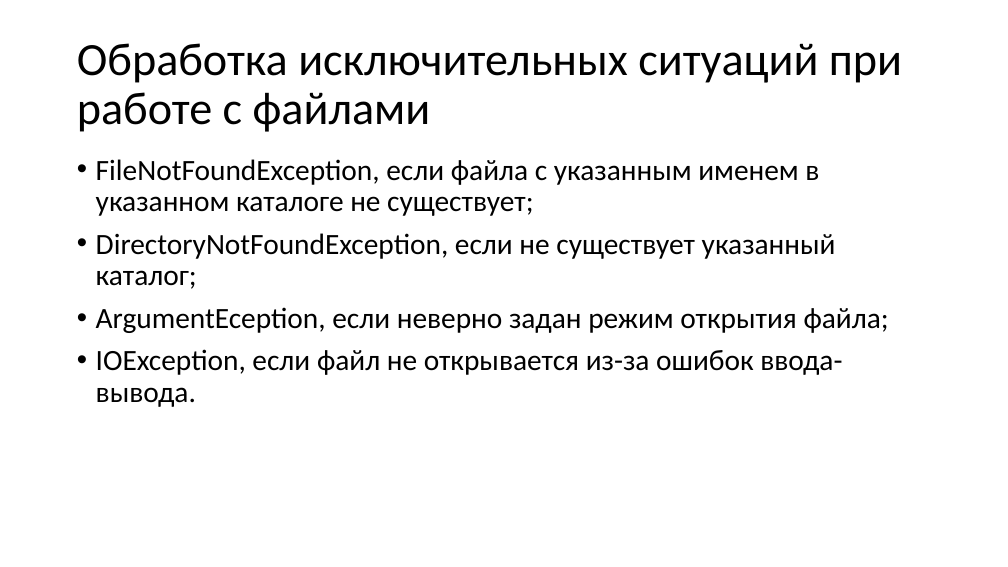
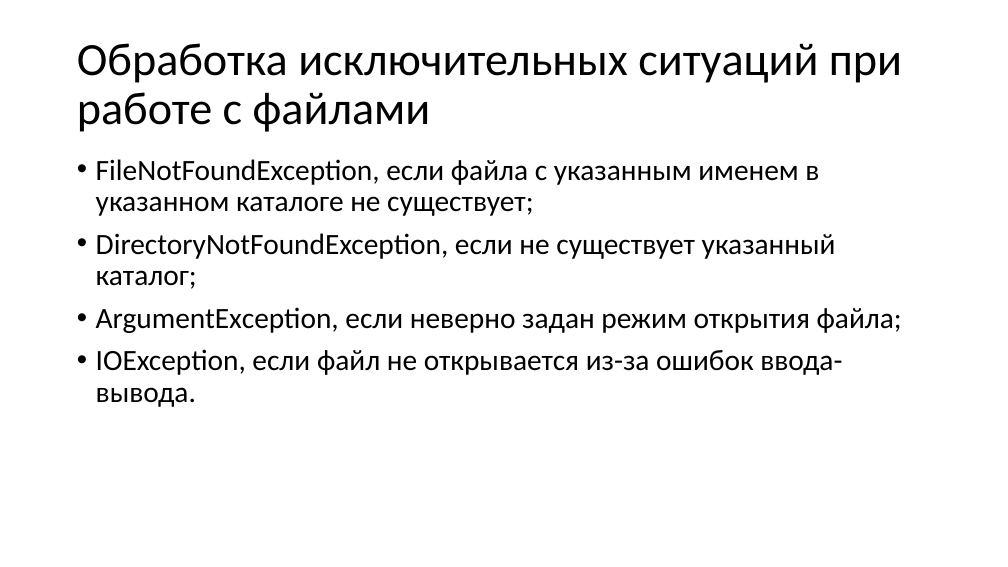
Before and after one commit to Mrztv/KRSU, a slide deck: slide 17 of 2026/ООП/Хмелева/Средства ввода- вывода.pptx. Drawn at 1008x567 pixels with LibreOffice and Linux fonts; fonts in the diff are those of the drawing. Boxes give left, top, right and bottom in pixels: in the first picture for what was removed or moved away, otherwise in the second. Text is boxed around its words. In the diff, an @@ line names an element or a change of style, - is before the commit and + after.

```diff
--- a/2026/ООП/Хмелева/Средства ввода- вывода.pptx
+++ b/2026/ООП/Хмелева/Средства ввода- вывода.pptx
@@ text at (96,307,902,333): text changed @@
-• ArgumentEception, если неверно задан режим открытия файла;
+• ArgumentException, если неверно задан режим открытия файла;
```
Also in this commit, not shown: 1 other slide changed, 1 other file.
